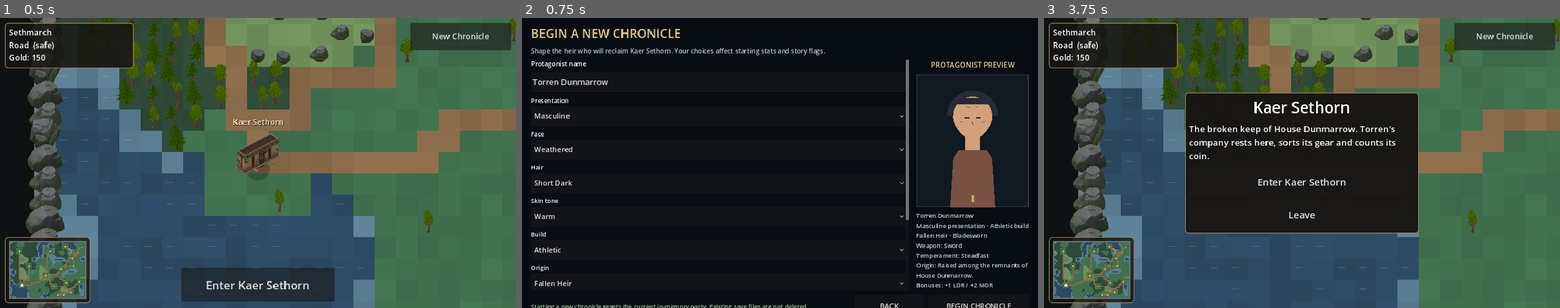
Above: before the commit, frames 1-3 (left to right).
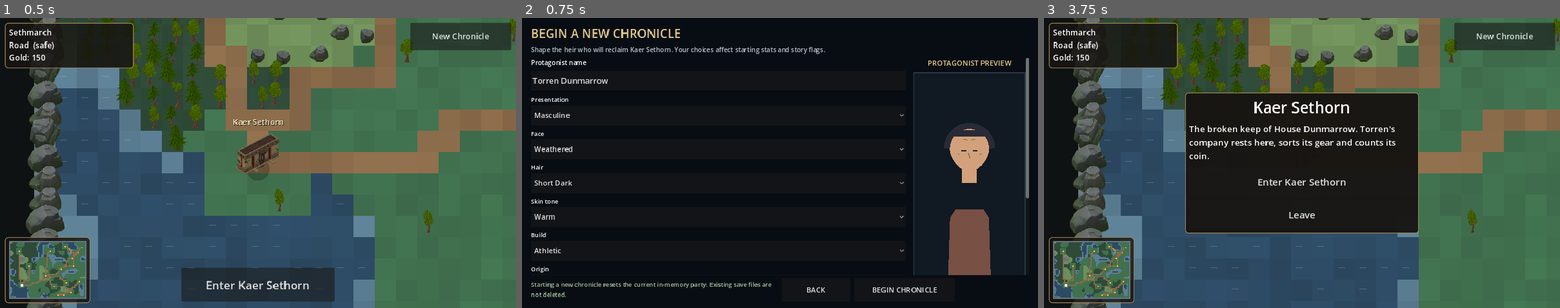
Above: after the commit, the same moments.

Repository: ninjun42215-gif/KindleWake
Game: Godot game, scene res://World.tscn
Two runs of this game, one before a commit and one after it. Both use one fixed random seed, a clock stepped at 60 frames per second and the inputs below.
Inputs:
- Up to frame 1 (0.5 s): no input
- Up to frame 2 (0.75 s): click "New Chronicle" at 0.5 s
- Up to frame 3 (3.75 s): click "BACK" at 1.25 s; click "New Chronicle" at 2 s; click "BEGIN CHRONICLE" at 2.75 s; click "Enter Kaer Sethorn" at 3.5 s

Frame 1 is identical in both runs. In frame 2, 8.5% of the frame differs, in the area x 1-99%, y 9-100%; in frame 3, nothing differs.

Commit message:
Make character creation screen phone friendly

Diff:
--- a/Kindlewake/scripts/ui/character_creator.gd
+++ b/Kindlewake/scripts/ui/character_creator.gd
@@ -26,6 +26,10 @@
 
 
 func _build_ui() -> void:
+    # The creator is designed for phones first. A narrow viewport gets one
+    # vertical column; desktop keeps the form and preview side by side.
+    var narrow: bool = get_viewport_rect().size.x < 900.0
+
     var backdrop := ColorRect.new()
     backdrop.color = Color("#080d13")
     backdrop.mouse_filter = Control.MOUSE_FILTER_STOP
@@ -33,44 +37,50 @@
     backdrop.set_anchors_and_offsets_preset(Control.PRESET_FULL_RECT)
 
     var margin := MarginContainer.new()
-    margin.add_theme_constant_override("margin_left", 22)
-    margin.add_theme_constant_override("margin_top", 16)
-    margin.add_theme_constant_override("margin_right", 22)
-    margin.add_theme_constant_override("margin_bottom", 16)
+    margin.add_theme_constant_override("margin_left", 14 if narrow else 22)
+    margin.add_theme_constant_override("margin_top", 12 if narrow else 16)
+    margin.add_theme_constant_override("margin_right", 14 if narrow else 22)
+    margin.add_theme_constant_override("margin_bottom", 12 if narrow else 16)
     add_child(margin)
     margin.set_anchors_and_offsets_preset(Control.PRESET_FULL_RECT)
 
     var outer := VBoxContainer.new()
-    outer.add_theme_constant_override("separation", 10)
+    outer.add_theme_constant_override("separation", 8)
+    outer.size_flags_horizontal = Control.SIZE_EXPAND_FILL
+    outer.size_flags_vertical = Control.SIZE_EXPAND_FILL
     margin.add_child(outer)
 
     var heading := Label.new()
     heading.text = "BEGIN A NEW CHRONICLE"
-    heading.add_theme_font_size_override("font_size", 30)
+    heading.add_theme_font_size_override("font_size", 25 if narrow else 30)
     heading.add_theme_color_override("font_color", Color("#e5c98d"))
+    heading.autowrap_mode = TextServer.AUTOWRAP_WORD_SMART
     outer.add_child(heading)
 
     var subtitle := Label.new()
     subtitle.text = "Shape the heir who will reclaim Kaer Sethorn. Your choices affect starting stats and story flags."
     subtitle.autowrap_mode = TextServer.AUTOWRAP_WORD_SMART
-    subtitle.add_theme_font_size_override("font_size", 16)
+    subtitle.add_theme_font_size_override("font_size", 14 if narrow else 16)
     subtitle.add_theme_color_override("font_color", Color("#b8c2cc"))
     outer.add_child(subtitle)
 
-    var body := HBoxContainer.new()
-    body.add_theme_constant_override("separation", 18)
-    body.size_flags_vertical = Control.SIZE_EXPAND_FILL
-    outer.add_child(body)
-
     var scroll := ScrollContainer.new()
-    scroll.custom_minimum_size = Vector2(470, 0)
     scroll.size_flags_horizontal = Control.SIZE_EXPAND_FILL
     scroll.size_flags_vertical = Control.SIZE_EXPAND_FILL
-    body.add_child(scroll)
+    scroll.horizontal_scroll_mode = ScrollContainer.SCROLL_MODE_DISABLED
+    outer.add_child(scroll)
+
+    var body := VBoxContainer.new() if narrow else HBoxContainer.new()
+    body.size_flags_horizontal = Control.SIZE_EXPAND_FILL
+    body.add_theme_constant_override("separation", 14 if narrow else 18)
+    scroll.add_child(body)
+
     var form := VBoxContainer.new()
     form.size_flags_horizontal = Control.SIZE_EXPAND_FILL
-    form.add_theme_constant_override("separation", 8)
-    scroll.add_child(form)
+    form.add_theme_constant_override("separation", 9)
+    if not narrow:
+        form.custom_minimum_size = Vector2(470, 0)
+    body.add_child(form)
 
     _add_name_field(form)
     _add_choice(form, "Presentation", "presentation", config.get("presentations", []))
@@ -85,10 +95,13 @@
     _refresh_weapon_options()
 
     var preview_column := VBoxContainer.new()
-    preview_column.custom_minimum_size = Vector2(280, 0)
-    preview_column.size_flags_horizontal = Control.SIZE_SHRINK_END
-    preview_column.add_theme_constant_override("separation", 10)
-    body.add_child(preview_column)
+    preview_column.size_flags_horizontal = Control.SIZE_EXPAND_FILL
+    preview_column.add_theme_constant_override("separation", 8)
+    if narrow:
+        preview_column.custom_minimum_size = Vector2(0, 0)
+    else:
+        preview_column.custom_minimum_size = Vector2(280, 0)
+        preview_column.size_flags_horizontal = Control.SIZE_SHRINK_END
     var preview_title := Label.new()
     preview_title.text = "PROTAGONIST PREVIEW"
     preview_title.horizontal_alignment = HORIZONTAL_ALIGNMENT_CENTER
@@ -96,29 +109,44 @@
     preview_title.add_theme_color_override("font_color", Color("#e5c98d"))
     preview_column.add_child(preview_title)
     preview = PreviewScript.new()
-    preview.custom_minimum_size = Vector2(280, 330)
+    preview.custom_minimum_size = Vector2(0, 250) if narrow else Vector2(280, 330)
+    preview.size_flags_horizontal = Control.SIZE_EXPAND_FILL
     preview.size_flags_vertical = Control.SIZE_EXPAND_FILL
     preview_column.add_child(preview)
     preview_text = Label.new()
     preview_text.autowrap_mode = TextServer.AUTOWRAP_WORD_SMART
-    preview_text.add_theme_font_size_override("font_size", 15)
+    preview_text.add_theme_font_size_override("font_size", 14 if narrow else 15)
     preview_text.add_theme_color_override("font_color", Color("#c8d0d8"))
     preview_column.add_child(preview_text)
 
-    var footer := HBoxContainer.new()
-    footer.add_theme_constant_override("separation", 12)
+    if narrow:
+        body.add_child(preview_column)
+    else:
+        body.add_child(preview_column)
+
+    var footer := VBoxContainer.new() if narrow else HBoxContainer.new()
+    footer.add_theme_constant_override("separation", 8)
     outer.add_child(footer)
+
     status_label = Label.new()
     status_label.size_flags_horizontal = Control.SIZE_EXPAND_FILL
     status_label.autowrap_mode = TextServer.AUTOWRAP_WORD_SMART
-    status_label.add_theme_font_size_override("font_size", 15)
+    status_label.custom_minimum_size = Vector2(0, 34)
+    status_label.add_theme_font_size_override("font_size", 13 if narrow else 15)
     footer.add_child(status_label)
-    var back_button := _make_button("BACK", 170)
+
+    var button_row := HBoxContainer.new()
+    button_row.add_theme_constant_override("separation", 10)
+    button_row.size_flags_horizontal = Control.SIZE_EXPAND_FILL
+    footer.add_child(button_row)
+    var back_button := _make_button("BACK", 0 if narrow else 170)
+    back_button.size_flags_horizontal = Control.SIZE_EXPAND_FILL if narrow else Control.SIZE_SHRINK_BEGIN
     back_button.pressed.connect(_on_back)
-    footer.add_child(back_button)
-    confirm_button = _make_button("BEGIN CHRONICLE", 250)
+    button_row.add_child(back_button)
+    confirm_button = _make_button("BEGIN CHRONICLE", 0 if narrow else 250)
+    confirm_button.size_flags_horizontal = Control.SIZE_EXPAND_FILL if narrow else Control.SIZE_SHRINK_BEGIN
     confirm_button.pressed.connect(_on_confirm)
-    footer.add_child(confirm_button)
+    button_row.add_child(confirm_button)
 
 
 func _add_name_field(parent: VBoxContainer) -> void:
